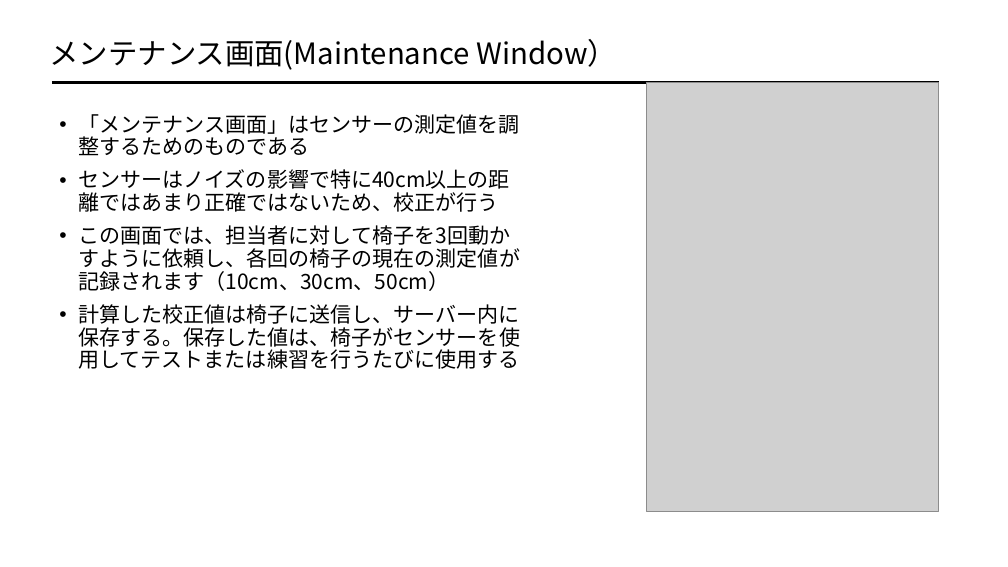
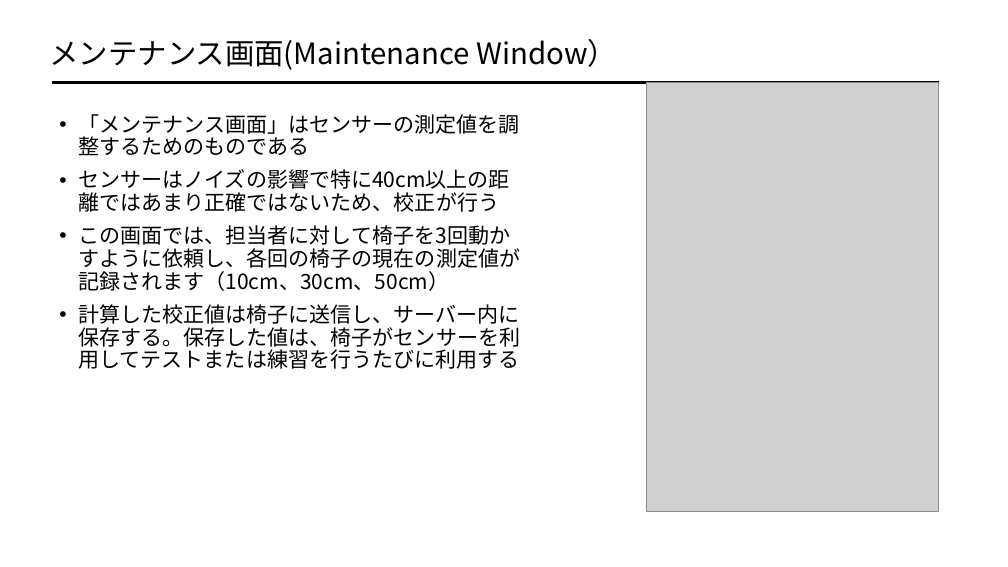
Before and after one commit to afiqfadzil/pythonProject1, a slide deck: slide 16 of LOCOMOTION.pptx. Drawn at 1008x567 pixels with LibreOffice and Linux fonts; fonts in the diff are those of the drawing; grey boxes stand for pictures. Boxes give left, top, right and bottom in pixels: in the first picture for what was removed or moved away, otherwise in the second. Text is boxed around its words. In the diff, an @@ line names an element or a change of style, - is before the commit and + after.

```diff
--- a/LOCOMOTION.pptx
+++ b/LOCOMOTION.pptx
@@ text at (78,304,520,369): text changed @@
-• 計算した校正値は椅子に送信し、サーバー内に保存する。保存した値は、椅子がセンサーを使用してテストまたは練習を行うたびに使用する
+• 計算した校正値は椅子に送信し、サーバー内に保存する。保存した値は、椅子がセンサーを利用してテストまたは練習を行うたびに利用する
```
Also in this commit, not shown: 5 other slides changed.
